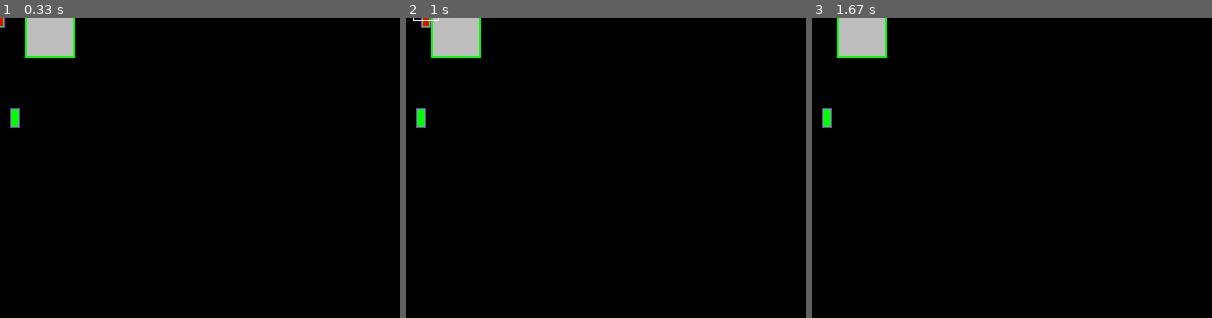
Above: before the commit, frames 1-3 (left to right).
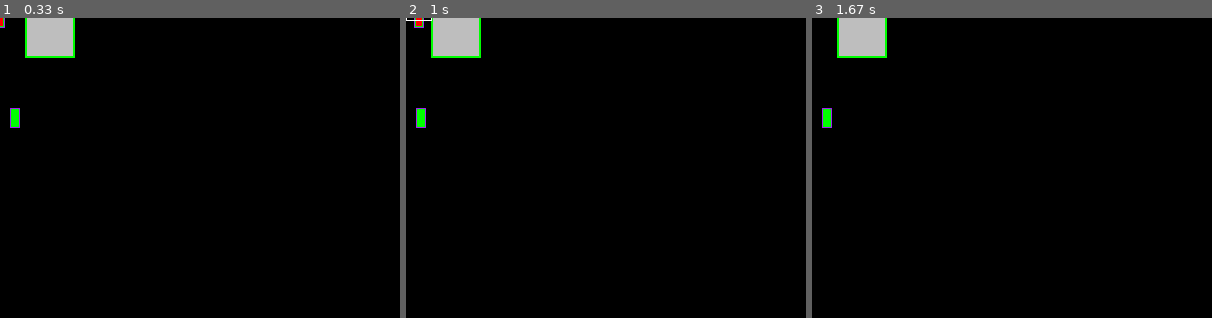
Above: after the commit, the same moments.

Repository: AbstractShard/YLPyGame
Game: pygame game, started from Code/main.py
Two runs of this game, one before a commit and one after it. Both use one fixed random seed, a clock stepped at 60 frames per second and the inputs below.
Inputs (mouse positions are % of the whole screen's width and height, from its top left):
- Up to frame 1 (0.33 s): no input
- Up to frame 2 (1 s): press the mouse at (46, 54) at 0.37 s; move the mouse to (64, 51) at 0.47 s; release the mouse at (82, 47) at 0.6 s; hold D from 0.67 s (still down)
- Up to frame 3 (1.67 s): release D at 1.13 s; hold W 1.17-1.47 s
The pictures show only the part of the screen within x 0-50%, y 0-50%; the shares and areas given below are measured in that part.

Frame 1 is identical in both runs. In frame 2, 0.1% of the frame differs, in the area x 0-9%, y 0-4%; in frame 3, nothing differs.

Commit message:
Improvements: - added STARTUP frames to Attack system - added RECOVERY frames to Attack system - added attack_ended method to Attack system - changes to draw_debug regarding Attack system

Diff:
--- a/Code/basic.py
+++ b/Code/basic.py
@@ -61,13 +61,23 @@
 
             if hasattr(sprite, "curr_attacks") and sprite.curr_attacks:
                 for atk in sprite.curr_attacks:
+                    atk_color = pygame.Color("white")
+
+                    if atk.counter["startup"] > 0:
+                        atk_color = pygame.Color("orange")
+
+                    elif atk.counter["active"] > 0:
+                        atk_color = pygame.Color("red")
+
+                    elif atk.counter["recovery"] > 0:
+                        atk_color = pygame.Color("blue")
+
                     if isinstance(atk, OrbitAttack):
                         pix_arr = pygame.surfarray.pixels3d(atk.image)
 
                         for i in range(len(pix_arr)):
                             for j in range(len(pix_arr[i])):
-                                pix_arr[i][j] = numpy.array(pygame.Color("red")[:-1])\
-                                    if atk.counter["frames"] else numpy.array(pygame.Color("white")[:-1])
+                                pix_arr[i][j] = numpy.array(atk_color[:-1])
 
                         del pix_arr
 
@@ -75,7 +85,7 @@
                         continue
 
                     atk_image = pygame.Surface(atk.rect.size, pygame.SRCALPHA)
-                    pygame.draw.rect(atk_image, "red" if atk.counter["frames"] else "white", (0, 0, *atk.rect.size), 1)
+                    pygame.draw.rect(atk_image, atk_color, (0, 0, *atk.rect.size), 1)
 
                     screen.blit(atk_image, atk.rect.topleft)
 # endregion
@@ -100,33 +110,45 @@
 
 
 class Attack(CSprite):
-    def __init__(self, relative_pos: tuple, size: tuple, collision_type: str, active_frames: int, damage: int,
-                 cooldown: int, applied_invincibility_frames: int, movable=True):
+    def __init__(self, relative_pos: tuple, size: tuple, collision_type: str,
+                 startup_frames: int, active_frames: int, recovery_frames: int,
+                 damage: int, cooldown: int, applied_invincibility_frames: int, movable=True):
         super().__init__((0, 0), size, collision_type, relative_pos)
 
+        self.startup_frames = startup_frames
         self.active_frames = active_frames
+        self.recovery_frames = recovery_frames
+
         self.damage = damage
         self.cooldown = cooldown
         self.applied_invincibility_frames = applied_invincibility_frames
         self.movable = movable
 
-        self.counter = {"frames": self.active_frames,
-                        "cooldown": self.cooldown}
+        self.counter = {"startup": self.startup_frames, "active": self.active_frames, "recovery": self.recovery_frames,
+                        "cooldown": 0}
         self.pos_diff = (0, 0)
 
     def setup(self, pos: tuple):
         self.rect.center = pos
 
-        self.counter = {"frames": self.active_frames,
+        self.counter = {"startup": self.startup_frames, "active": self.active_frames, "recovery": self.recovery_frames,
                         "cooldown": self.cooldown}
 
         self.pos_diff = self.rect.center[0] - pos[0], self.rect.center[1] - pos[1]
 
+    def attack_ended(self) -> bool:
+        if self.counter["recovery"] <= 0 < self.counter["cooldown"]:
+            return True
+        return False
+
 
 class OrbitAttack(Attack):
-    def __init__(self, relative_to_pivot_pos: tuple, size: tuple, length: int, active_frames: int, damage: int, cooldown: int,
-                 applied_invincibility_frames: int):
-        super().__init__(relative_to_pivot_pos, size, "mask", active_frames, damage, cooldown, applied_invincibility_frames, True)
+    def __init__(self, relative_to_pivot_pos: tuple, size: tuple, length: int,
+                 startup_frames: int, active_frames: int, recovery_frames: int,
+                 damage: int, cooldown: int, applied_invincibility_frames: int):
+        super().__init__(relative_to_pivot_pos, size, "mask",
+                         startup_frames, active_frames, recovery_frames,
+                         damage, cooldown, applied_invincibility_frames, True)
 
         self.length = length
 
@@ -235,7 +257,7 @@
 
     def check_attacks(self):
         for atk in self.curr_attacks:
-            if atk.counter["frames"] <= 0:
+            if atk.counter["startup"] > 0 or atk.counter["active"] <= 0:
                 continue
 
             for group in self.to_attack:
@@ -261,11 +283,21 @@
 
     def update_frames(self):
         for atk in self.curr_attacks:
-            if atk.counter["frames"] > 0:
-                atk.counter["frames"] -= 1
-
-            if atk.counter["frames"] <= 0 < atk.counter["cooldown"]:
+            if atk.counter["startup"] > 0:
+                atk.counter["startup"] -= 1
+                continue
+
+            if atk.counter["startup"] <= 0 < atk.counter["active"]:
+                atk.counter["active"] -= 1
+                continue
+
+            if atk.counter["active"] <= 0 < atk.counter["recovery"]:
+                atk.counter["recovery"] -= 1
+                continue
+
+            if atk.counter["recovery"] <= 0 < atk.counter["cooldown"]:
                 atk.counter["cooldown"] -= 1
+                continue
 
             if atk.counter["cooldown"] <= 0:
                 self.curr_attacks.remove(atk)
--- a/Code/player.py
+++ b/Code/player.py
@@ -20,7 +20,7 @@
         if (bind_type == "KEYBOARD" and pygame.key.get_pressed()[bind]) or (bind_type == "MOUSE" and pygame.mouse.get_pressed()[bind]):
             atk = STATES[ATTACKS[(bind_type, bind)]]
 
-            if not atk.counter["cooldown"] or atk.counter["cooldown"] == atk.cooldown:
+            if not atk.counter["cooldown"]:
                 return atk.__class__.__name__.upper()
     return ""
 # endregion
@@ -64,11 +64,11 @@
 
 class TestAttack(basic.Attack, basic.State):
     def __init__(self):
-        basic.Attack.__init__(self, (0, 0), (26, 5), "rect", 15, 25, 50, 50)
+        basic.Attack.__init__(self, (0, 0), (26, 5), "rect", 0, 15, 10, 25, 50, 50)
         basic.State.__init__(self)
 
     def run(self, parent) -> str:
-        if self.counter["frames"] <= 0 < self.counter["cooldown"]:
+        if self.attack_ended():
             return "IDLE"
 
         if self not in parent.curr_attacks:
@@ -77,11 +77,11 @@
 
 class OrbitTestAttack(basic.OrbitAttack, basic.State):
     def __init__(self):
-        basic.OrbitAttack.__init__(self, (0, 0), (15, 15), 15, 15, 25, 50, 50)
+        basic.OrbitAttack.__init__(self, (0, 0), (15, 15), 15, 2, 1, 3, 25, 50, 50)
         basic.State.__init__(self)
 
     def run(self, parent) -> str:
-        if self.counter["frames"] <= 0 < self.counter["cooldown"]:
+        if self.attack_ended():
             return "IDLE"
 
         if self not in parent.curr_attacks:
